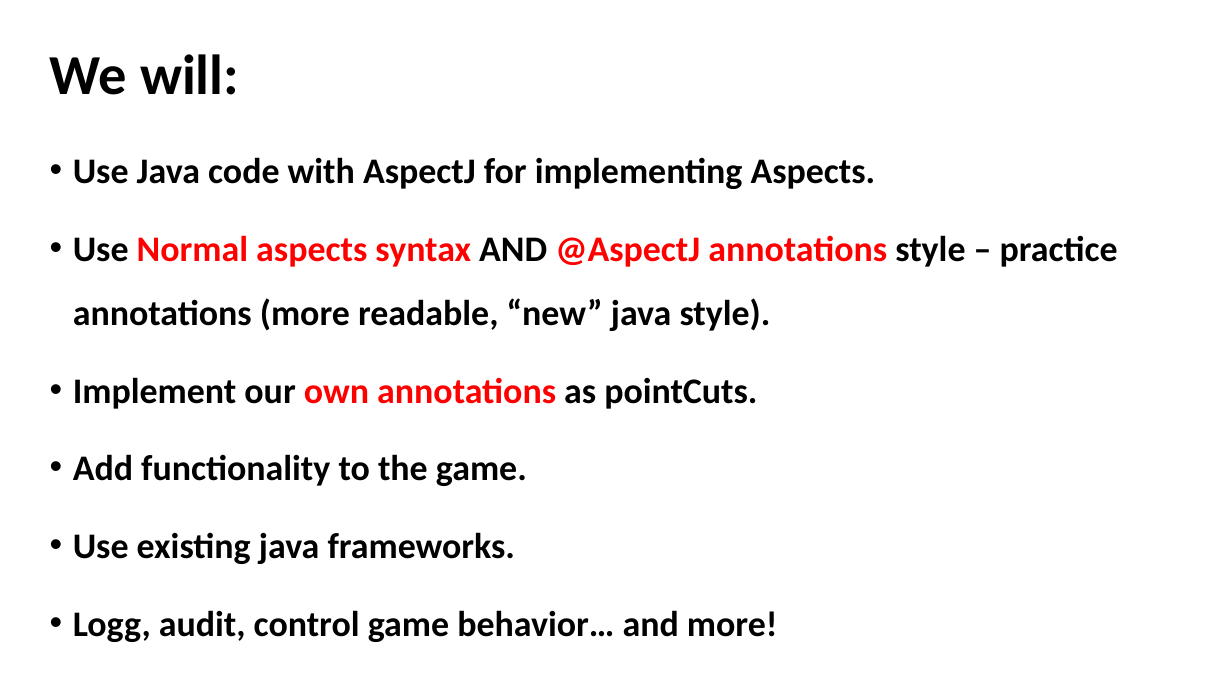
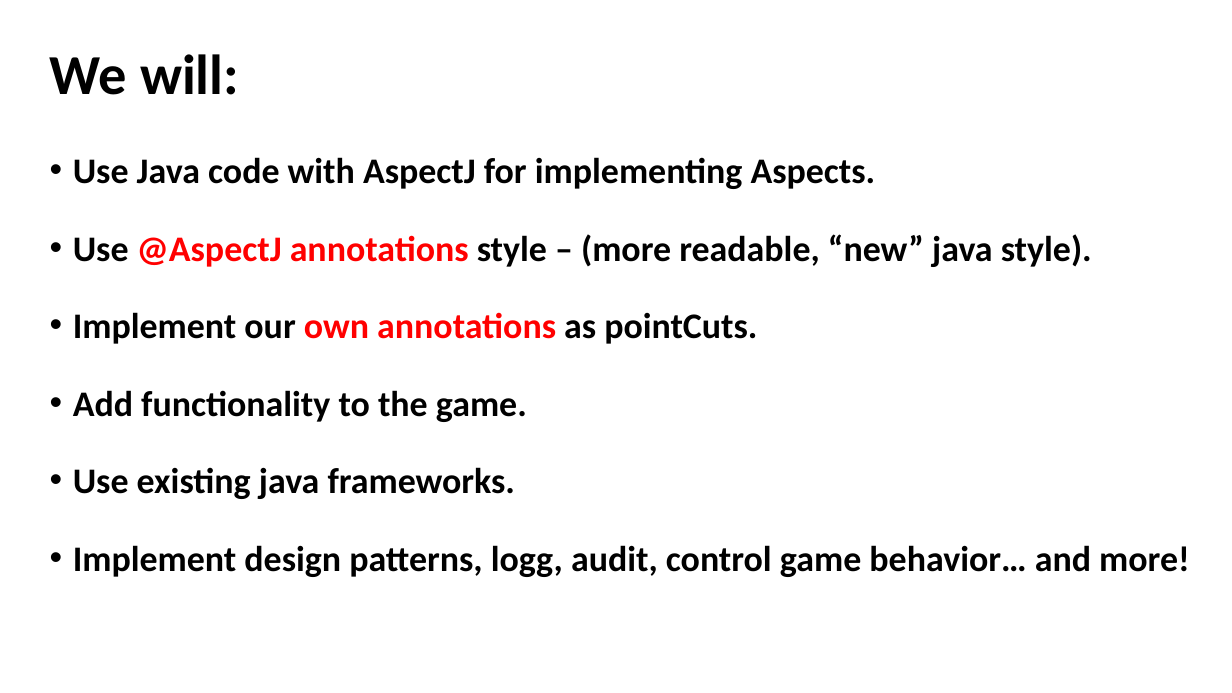
Before and after one commit to akotek/AOP, a slide deck: slide 2 of src/Final Project Presentation.pptx. Drawn at 1232x693 pixels with LibreOffice and Linux fonts; fonts in the diff are those of the drawing. Boxes give left, top, right and bottom in pixels: in the first picture for what was removed or moved away, otherwise in the second. Text is boxed around its words. In the diff, an @@ line names an element or a change of style, - is before the commit and + after.

Commit message:
FunctionalityAdderAspect impl

```diff
--- a/src/Final Project Presentation.pptx
+++ b/src/Final Project Presentation.pptx
@@ text at <box>73,234,1092,267</box>: text changed @@
-• Use Normal aspects syntax AND @AspectJ annotations style – practice annotations (more readable, “new” java style).
+• Use @AspectJ annotations style – (more readable, “new” java style).
@@ text at <box>73,545,1190,577</box>: text changed @@
-• Logg, audit, control game behavior… and more!
+• Implement design patterns, logg, audit, control game behavior… and more!
```
Also in this commit, not shown: 21 other slides changed, 11 slides added, 4 slides removed, 5 other files.
